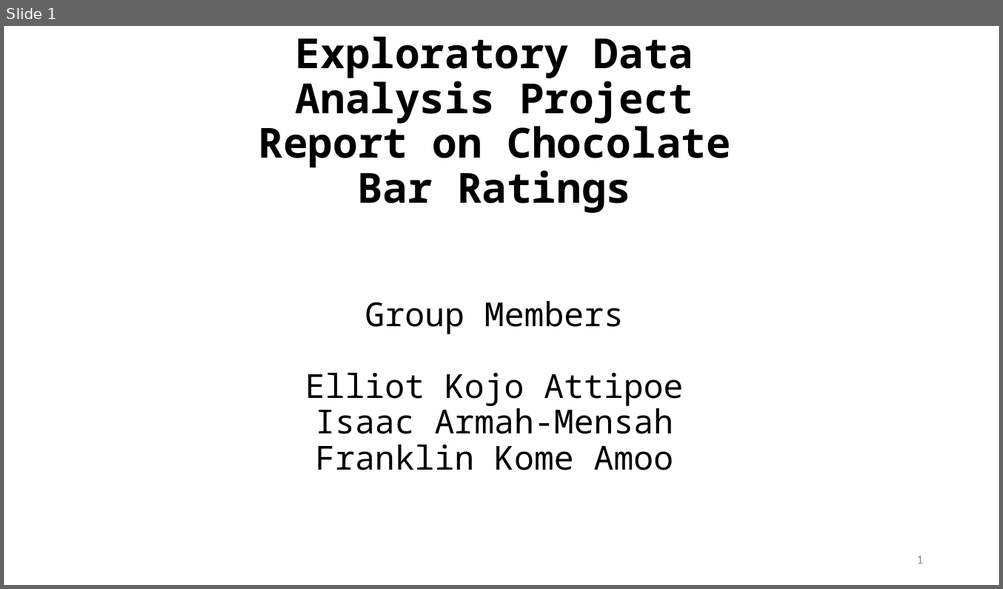
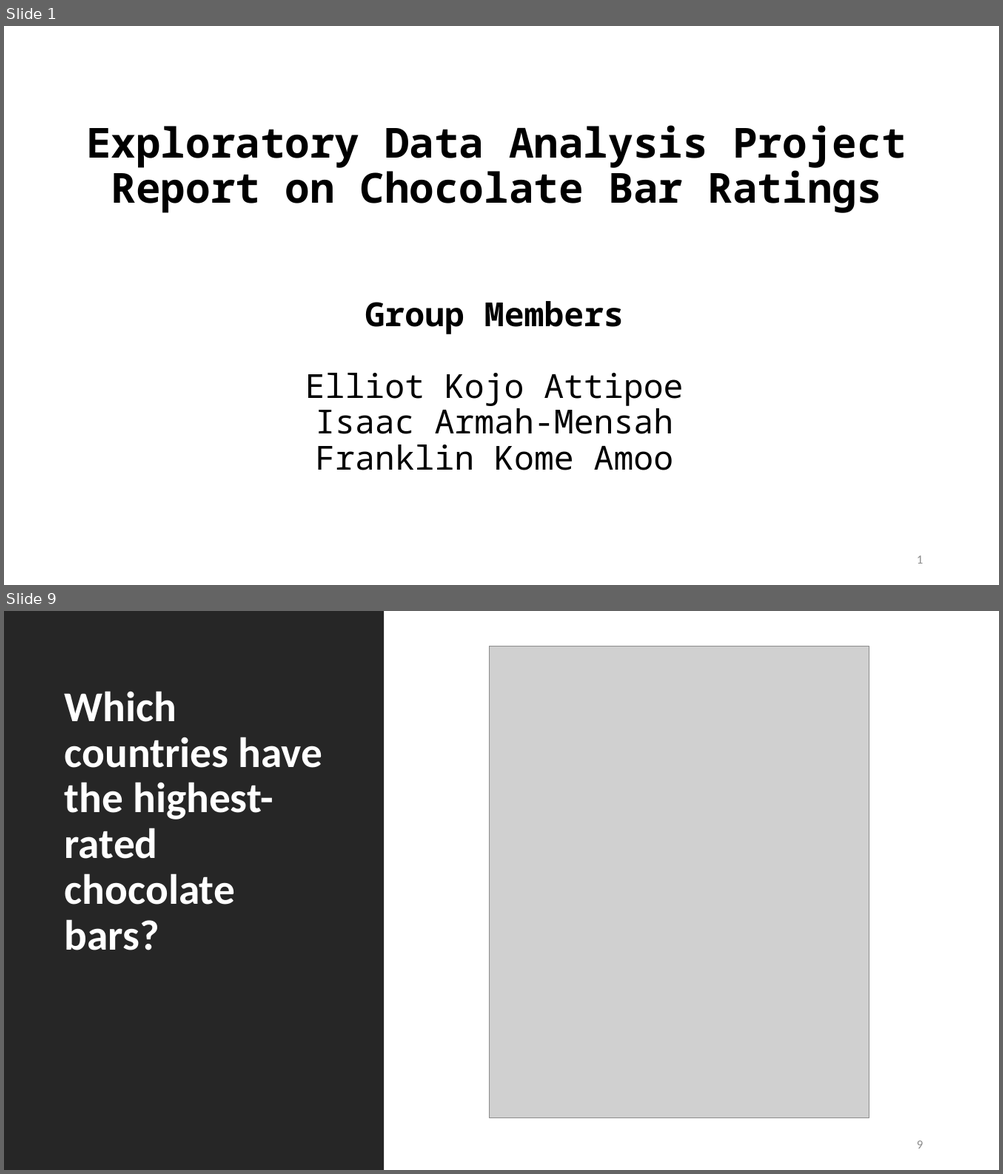
Before and after one commit to iamensah/Exploratory-Data-Analysis, a slide deck: EDA on Flavour of Cacao.pptx. Shown one above the other, each under a label of ours: slide 1 before the commit, slides 1 and 9 after it; the slides between them are not shown. The pictures are 1003x589 and 1003x1174 pixels, drawn with LibreOffice and Linux fonts; fonts in the diff are those of the drawing; grey boxes stand for pictures. Boxes give left, top, right and bottom in pixels: in the first picture for what was removed or moved away, otherwise in the second. Text is boxed around its words. In the diff, an @@ line names an element or a change of style, - is before the commit and + after.

```diff
--- a/EDA on Flavour of Cacao.pptx
+++ b/EDA on Flavour of Cacao.pptx
@@ slide 9 added at bbox=[4, 611, 999, 1170], background #FFFFFF @@
@@ rectangle added at bbox=[4, 611, 384, 1170], fill #262626 @@
@@ picture added at bbox=[489, 646, 869, 1119] @@
@@ title added at bbox=[65, 691, 323, 951], 41 pt, text #FFFFFF, bold @@
+Which countries have the highest-rated chocolate bars?
@@ page number added at bbox=[916, 1141, 922, 1149], 12 pt, text #8C8C8C @@
+9
@@ slide 1 changed as well @@
@@ title "Exploratory Data Analysis Project Report ..." rewrapped from bbox=[259, 36, 731, 213] to bbox=[86, 125, 906, 213] @@
@@ subtitle at bbox=[365, 301, 623, 335]: bold on in "Group Members" @@
```
Also in this commit, not shown: 6 other slides changed, 8 other slides added, 1 slide removed, 4 other files.
